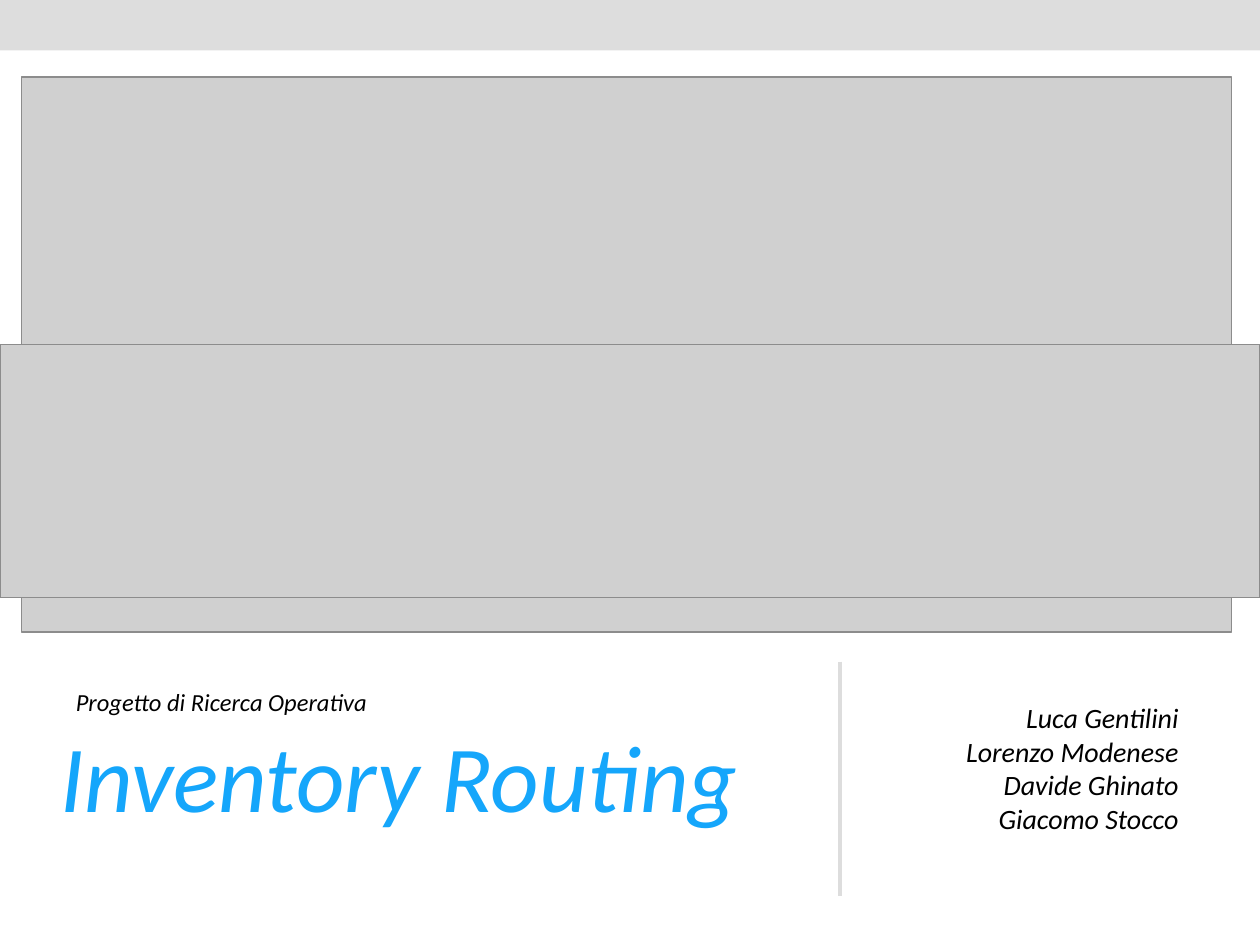
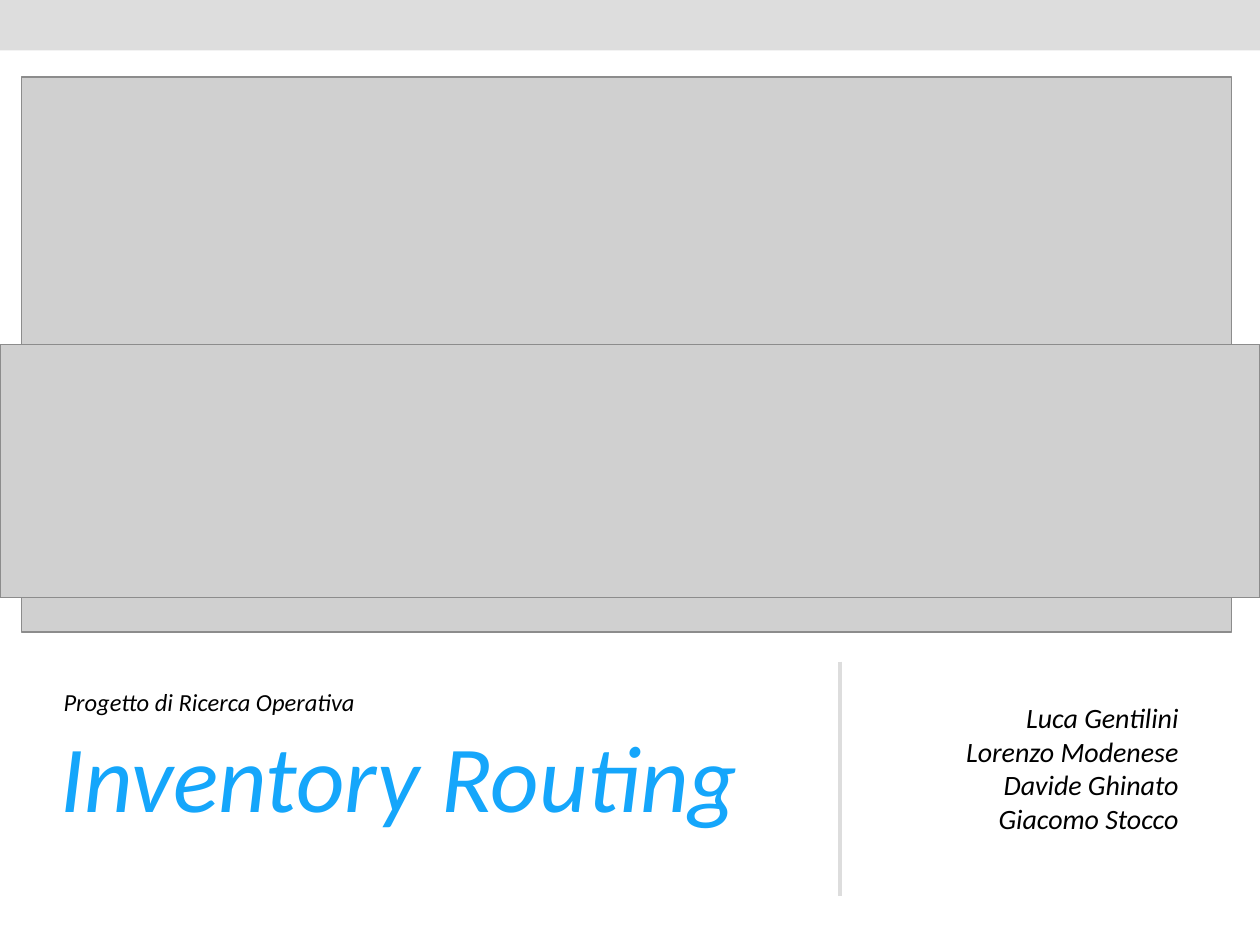
Before and after one commit to gentiliniluca/Inventory_Routing, a slide deck: slide 1 of Presentazione.pptx. Drawn at 1260x945 pixels with LibreOffice and Linux fonts; fonts in the diff are those of the drawing; grey boxes stand for pictures. Boxes give left, top, right and bottom in pixels: in the first picture for what was removed or moved away, otherwise in the second. Text is boxed around its words. In the diff, an @@ line names an element or a change of style, - is before the commit and + after.

```diff
--- a/Presentazione.pptx
+++ b/Presentazione.pptx
@@ text "Progetto di Ricerca Operativa": place and size @@
-text "Progetto di Ricerca Operativa" at bbox=[76, 694, 367, 716]
+text "Progetto di Ricerca Operativa" at bbox=[64, 694, 355, 716]
```
Also in this commit, not shown: 1 other slide changed.
